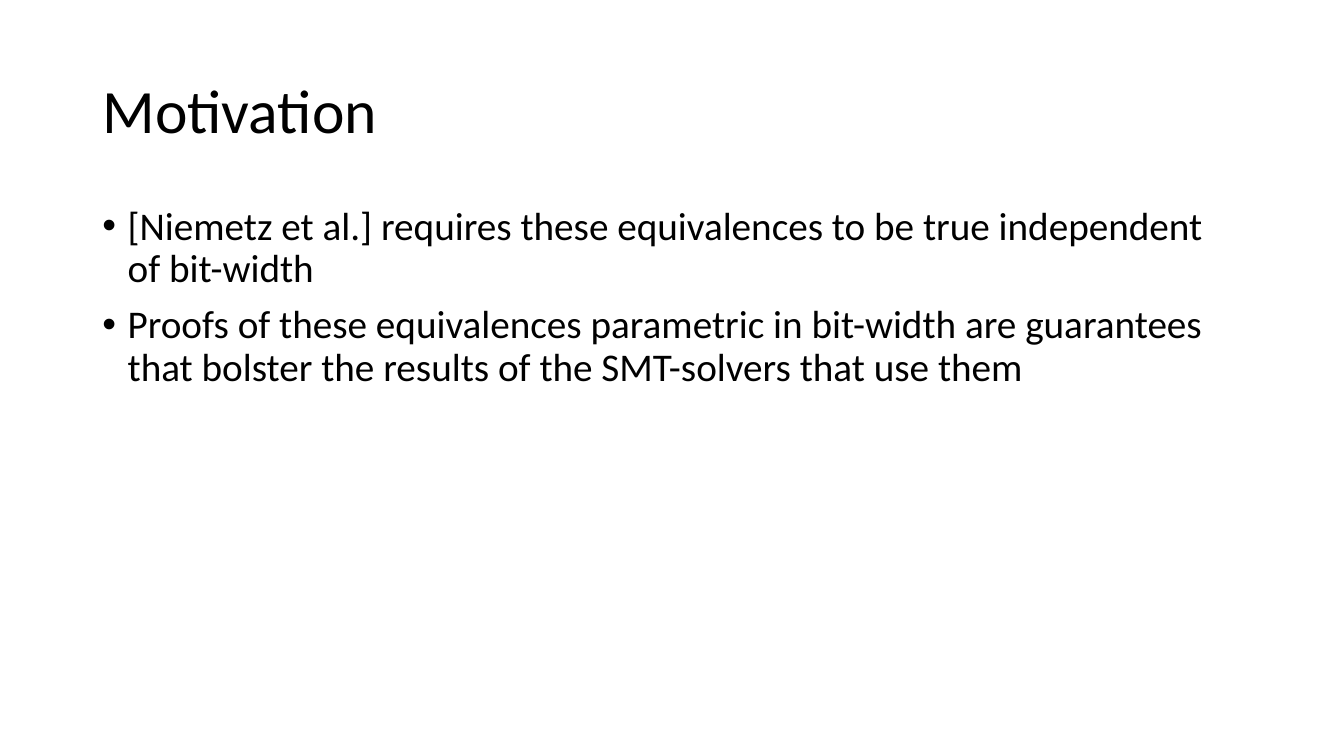
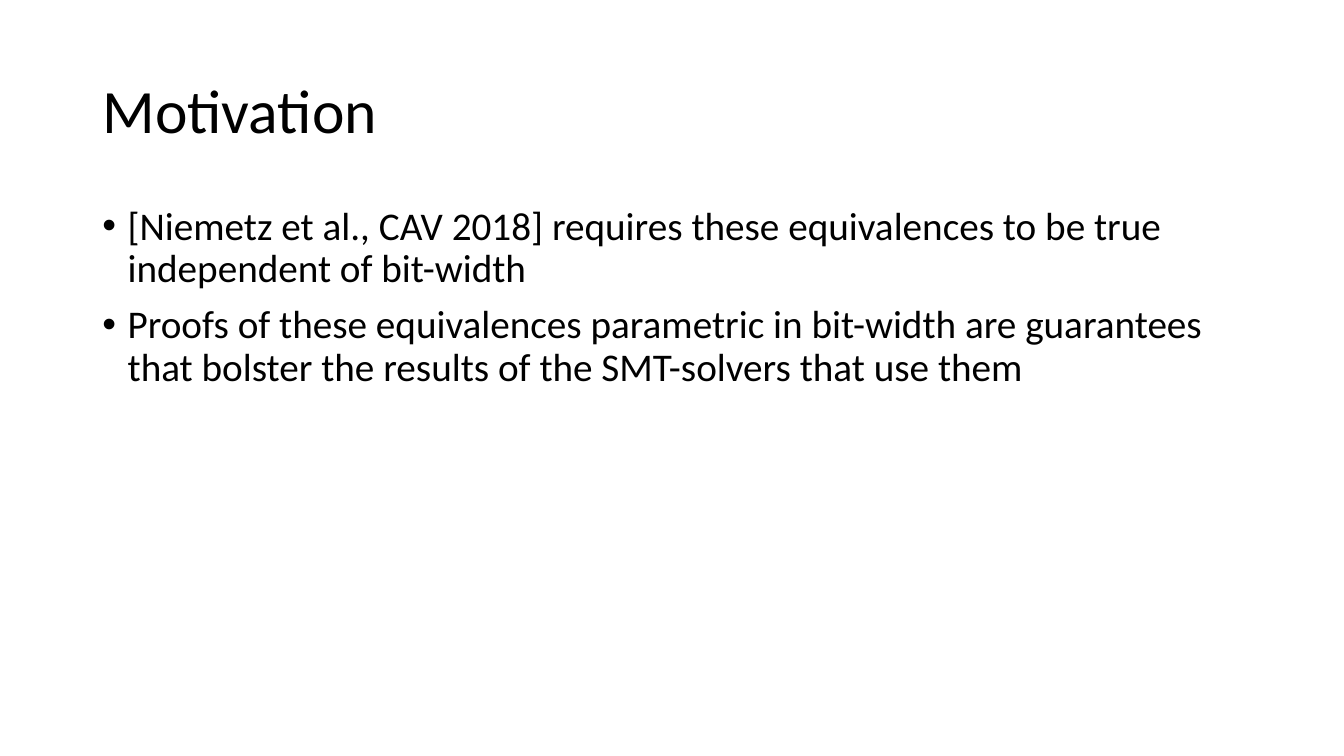
Before and after one commit to arjunvish/pxtp2019presentation, a slide deck: slide 6 of Presentation.pptx. Drawn at 1344x756 pixels with LibreOffice and Linux fonts; fonts in the diff are those of the drawing. Boxes give left, top, right and bottom in pixels: in the first picture for what was removed or moved away, otherwise in the second. Text is boxed around its words. In the diff, an @@ line names an element or a change of style, - is before the commit and + after.

```diff
--- a/Presentation.pptx
+++ b/Presentation.pptx
@@ text at <box>128,211,1161,289</box>: text changed @@
-• [Niemetz et al.] requires these equivalences to be true independent of bit-width
+• [Niemetz et al., CAV 2018] requires these equivalences to be true independent of bit-width
```
Also in this commit, not shown: 13 other slides changed.
